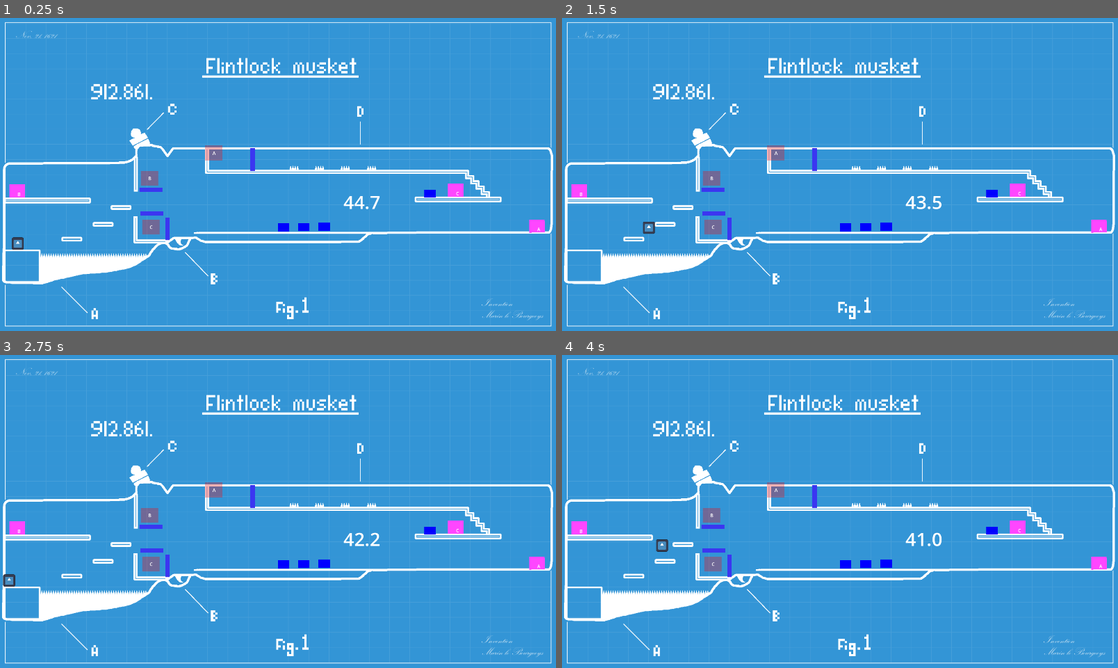
Above: before the commit, frames 1-4 (two rows, left to right).
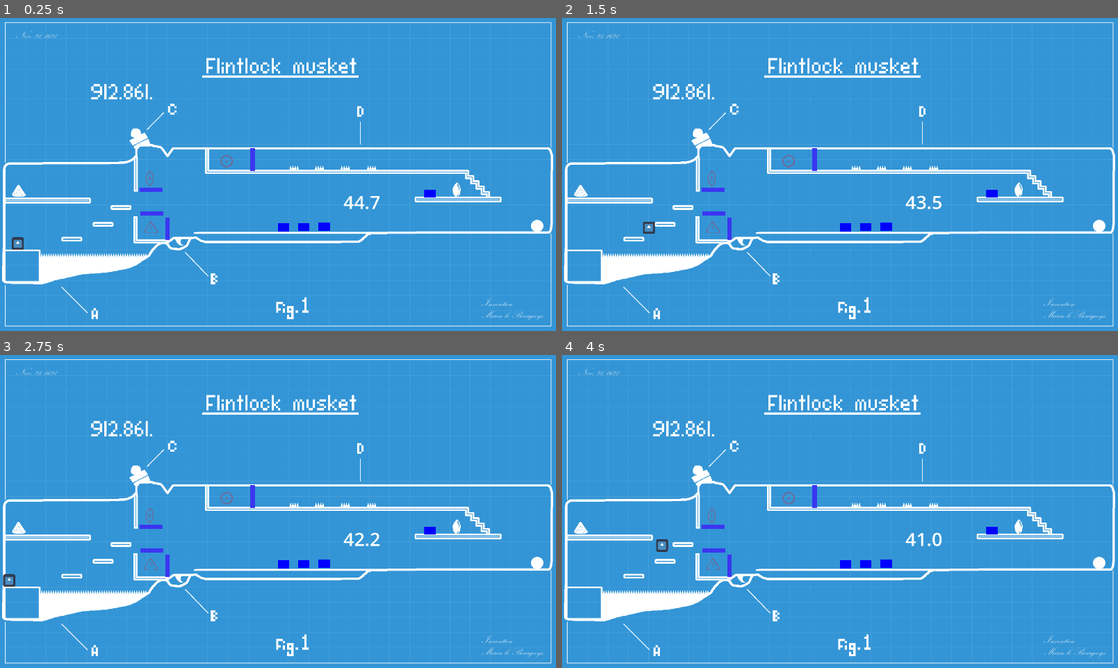
Above: after the commit, the same moments.

Repository: simenhs/piratsyltetoey
Game: Godot game, scene res://scenes/persistent_world/persistent_world.tscn
The game is run twice, just before and just after one commit, with the same random seed, the same clock (stepped at 60 frames per second) and the same inputs. The engine's default icon, where the game draws it, is replaced by a stand-in: a white triangle on a blue panel in a dark square.
Inputs:
- Up to frame 1 (0.25 s): no input
- Up to frame 2 (1.5 s): tap Enter at 0.5 s; hold D (right) from 0.53 s (still down); tap Shift (dash) at 0.6 s; tap Space (jump) at 0.77 s; tap E (use) at 1.35 s
- Up to frame 3 (2.75 s): tap Space (jump) at 1.52 s; release D (right) at 2.03 s; hold A (left) from 2.03 s (still down); tap Shift (dash) at 2.1 s
- Up to frame 4 (4 s): release A (left) at 2.78 s; hold D (right) from 2.78 s (still down); tap E (use) at 2.85 s; tap Space (jump) at 3.02, 3.77 s; tap Shift (dash) at 3.6 s

The runs differ from the first frame. In frame 1, 0.8% of the frame differs, in the area x 1-98%, y 40-70%; in frame 2, 0.8%; in frame 3, 0.8%; in frame 4, 0.8%.

Commit message:
added sprites to pickups

Diff:
--- a/godot/scenes/level1/level1.tscn
+++ b/godot/scenes/level1/level1.tscn
@@ -1,13 +1,19 @@
-[gd_scene load_steps=9 format=3 uid="uid://dots7kewpqnio"]
+[gd_scene load_steps=15 format=3 uid="uid://dots7kewpqnio"]
 
 [ext_resource type="PackedScene" uid="uid://dmnhro72jpck8" path="res://scenes/level1/world/world.tscn" id="1_cwunv"]
 [ext_resource type="Script" path="res://scenes/level1/level_1.gd" id="1_rsi31"]
 [ext_resource type="PackedScene" uid="uid://qboe47l73lll" path="res://scenes/level1/player/player.tscn" id="2_qf4gi"]
+[ext_resource type="Texture2D" uid="uid://biko0m1vbdbjg" path="res://assets/images/objects/placeholder_gunpowder.png" id="5_a8vkl"]
 [ext_resource type="PackedScene" uid="uid://o2pvq4u3r4ou" path="res://scenes/level1/picup_object/home_position.tscn" id="5_d34i5"]
+[ext_resource type="Texture2D" uid="uid://crca8vg6yu2b5" path="res://assets/images/objects/placeholder_flint.png" id="6_8ailn"]
 [ext_resource type="PackedScene" uid="uid://cns7qe6d4pkwi" path="res://scenes/level1/spikes/spikes.tscn" id="6_altx8"]
 [ext_resource type="PackedScene" uid="uid://dt54hcs35cvuw" path="res://scenes/level1/picup_object/loose_pice.tscn" id="6_ij8bl"]
+[ext_resource type="Texture2D" uid="uid://cv43v436joiqw" path="res://assets/images/objects/bullet.png" id="6_lu112"]
+[ext_resource type="Texture2D" uid="uid://dyt1dghhti3dr" path="res://assets/images/objects/placeholder_bullet.png" id="7_n4mbl"]
 [ext_resource type="PackedScene" uid="uid://dgdyfdupmiw03" path="res://scenes/level1/doors/button.tscn" id="7_wkms2"]
 [ext_resource type="PackedScene" uid="uid://c43e85p31p2nv" path="res://scenes/level1/doors/door.tscn" id="8_bvmn0"]
+[ext_resource type="Texture2D" uid="uid://brnc2q5gu6moj" path="res://assets/images/objects/flint.png" id="9_lgp8j"]
+[ext_resource type="Texture2D" uid="uid://dojr3n33sqlfl" path="res://assets/images/objects/gunpowder.png" id="10_1mkss"]
 
 [node name="Level1" type="Node"]
 process_mode = 3
@@ -34,31 +40,40 @@
 autostart = true
 
 [node name="HomePosition" parent="." node_paths=PackedStringArray("loose_pice") instance=ExtResource("5_d34i5")]
+modulate = Color(1, 0, 0, 0.3)
 position = Vector2(522, 722)
 loose_pice = NodePath("../LoosePice")
 _id = "C"
+_texture = ExtResource("5_a8vkl")
 
 [node name="HomePosition2" parent="." node_paths=PackedStringArray("loose_pice") instance=ExtResource("5_d34i5")]
+modulate = Color(1, 0, 0, 0.3)
 position = Vector2(517, 554)
 loose_pice = NodePath("../LoosePice2")
 _id = "B"
+_texture = ExtResource("6_8ailn")
 
 [node name="HomePosition3" parent="." node_paths=PackedStringArray("loose_pice") instance=ExtResource("5_d34i5")]
-position = Vector2(739, 466)
+modulate = Color(1, 0, 0, 0.3)
+position = Vector2(783, 494)
 loose_pice = NodePath("../LoosePice3")
 _id = "A"
+_texture = ExtResource("7_n4mbl")
 
 [node name="LoosePice" parent="." instance=ExtResource("6_ij8bl")]
-position = Vector2(1575, 585)
+position = Vector2(64, 578)
 _id = "C"
+_texture = ExtResource("10_1mkss")
 
 [node name="LoosePice2" parent="." instance=ExtResource("6_ij8bl")]
-position = Vector2(60, 591)
+position = Vector2(1577, 590)
 _id = "B"
+_texture = ExtResource("9_lgp8j")
 
 [node name="LoosePice3" parent="." instance=ExtResource("6_ij8bl")]
 position = Vector2(1856, 705)
 _id = "A"
+_texture = ExtResource("6_lu112")
 
 [node name="Spikes" parent="." instance=ExtResource("6_altx8")]
 
--- a/godot/scenes/level1/picup_object/home_position.gd
+++ b/godot/scenes/level1/picup_object/home_position.gd
@@ -6,17 +6,19 @@
 
 @export var loose_pice: LoosePice
 @export var _id : String : set = set_id
-
-@onready var color_rect: ColorRect = %ColorRect
-@onready var home_name: Label = %HomeName
+@export var _texture :Texture2D : set = set_texture
 
 var _attract :bool = false
 
+#@onready var color_rect: ColorRect = %ColorRect
+@onready var home_name: Label = %HomeName
+@onready var sprite_2d: Sprite2D = $Sprite2D
 
 func _ready() -> void:
 	set_id(_id)
-	color_rect.color  =Color.RED
-	color_rect.color.a = .3
+	set_texture(_texture)
+	modulate  =Color.RED
+	modulate.a = .3
 
 func _physics_process(_delta: float) -> void:
 	if is_instance_valid(loose_pice):
@@ -28,18 +30,23 @@
 
 func _on_body_exited(_body: Node2D) -> void:
 	if not get_overlapping_bodies().has(loose_pice):
-		color_rect.color  =Color.RED
-		color_rect.color.a = .3
+		modulate  =Color.RED
+		modulate.a = .3
 		_attract = false
 
 
 func _on_body_entered(_body: Node2D) -> void:
 	if get_overlapping_bodies().has(loose_pice):
-		color_rect.color  =Color.TURQUOISE
-		color_rect.color.a = .3
+		modulate  =Color.TURQUOISE
+		modulate.a = .3
 		_attract = true
 
 func set_id(value):
 	_id = value
 	if is_instance_valid(home_name):
 		home_name.text = _id
+
+func set_texture(value):
+	_texture = value
+	if is_instance_valid(sprite_2d):
+		sprite_2d.texture = _texture
--- a/godot/scenes/level1/picup_object/home_position.tscn
+++ b/godot/scenes/level1/picup_object/home_position.tscn
@@ -15,6 +15,7 @@
 
 [node name="ColorRect" type="ColorRect" parent="."]
 unique_name_in_owner = true
+visible = false
 offset_left = -31.0
 offset_top = -26.0
 offset_right = 29.0
@@ -32,5 +33,7 @@
 horizontal_alignment = 1
 metadata/_edit_use_anchors_ = true
 
+[node name="Sprite2D" type="Sprite2D" parent="."]
+
 [connection signal="body_entered" from="." to="." method="_on_body_entered"]
 [connection signal="body_exited" from="." to="." method="_on_body_exited"]
--- a/godot/scenes/level1/picup_object/loose_pice.gd
+++ b/godot/scenes/level1/picup_object/loose_pice.gd
@@ -3,6 +3,7 @@
 extends RigidBody2D
 
 @export var _id : String : set = set_id
+@export var _texture : Texture2D : set = set_texture
 
 var _lock_transform : Transform2D
 var _locked := false
@@ -13,9 +14,11 @@
 @onready var picup_area_2d: Area2D = %PicupArea2D
 #@onready var home_position: HomePosition = %HomePosition
 @onready var loose_pice_label: Label = %LoosePiceLabel
+@onready var sprite_2d: Sprite2D = %Sprite2D
 
 func _ready() -> void:
 	set_id(_id)
+	set_texture(_texture)
 	_spaw_position = transform
 
 func _integrate_forces(state):
@@ -86,3 +89,8 @@
 	#position = _spaw_position
 	attatched_to = null
 	PhysicsServer2D.body_set_state(self, PhysicsServer2D.BODY_STATE_TRANSFORM, _spaw_position)
+
+func set_texture(value):
+	_texture = value
+	if is_instance_valid(sprite_2d):
+		sprite_2d.texture = _texture
--- a/godot/scenes/level1/picup_object/loose_pice.tscn
+++ b/godot/scenes/level1/picup_object/loose_pice.tscn
@@ -20,6 +20,7 @@
 shape = SubResource("RectangleShape2D_gk0ra")
 
 [node name="ColorRect" type="ColorRect" parent="."]
+visible = false
 offset_left = -28.0
 offset_top = -22.0
 offset_right = 26.0
@@ -40,4 +41,7 @@
 [node name="CollisionShape2D" type="CollisionShape2D" parent="PicupArea2D"]
 shape = SubResource("CircleShape2D_3i2b6")
 
+[node name="Sprite2D" type="Sprite2D" parent="."]
+unique_name_in_owner = true
+
 [connection signal="body_entered" from="." to="." method="_on_body_entered"]
Binary file added: godot/assets/images/objects/bullet.png
Not shown, added: godot/assets/images/objects/bullet.png.import
Binary file added: godot/assets/images/objects/button.png
Not shown, added: godot/assets/images/objects/button.png.import
Binary file added: godot/assets/images/objects/button_pressed.png
Not shown, added: godot/assets/images/objects/button_pressed.png.import
Binary file added: godot/assets/images/objects/character_left.png
Not shown, added: godot/assets/images/objects/character_left.png.import
Binary file added: godot/assets/images/objects/character_left_jump.png
Not shown, added: godot/assets/images/objects/character_left_jump.png.import
Binary file added: godot/assets/images/objects/character_left_splat.png
Not shown, added: godot/assets/images/objects/character_left_splat.png.import
(and 32 more such lines)
